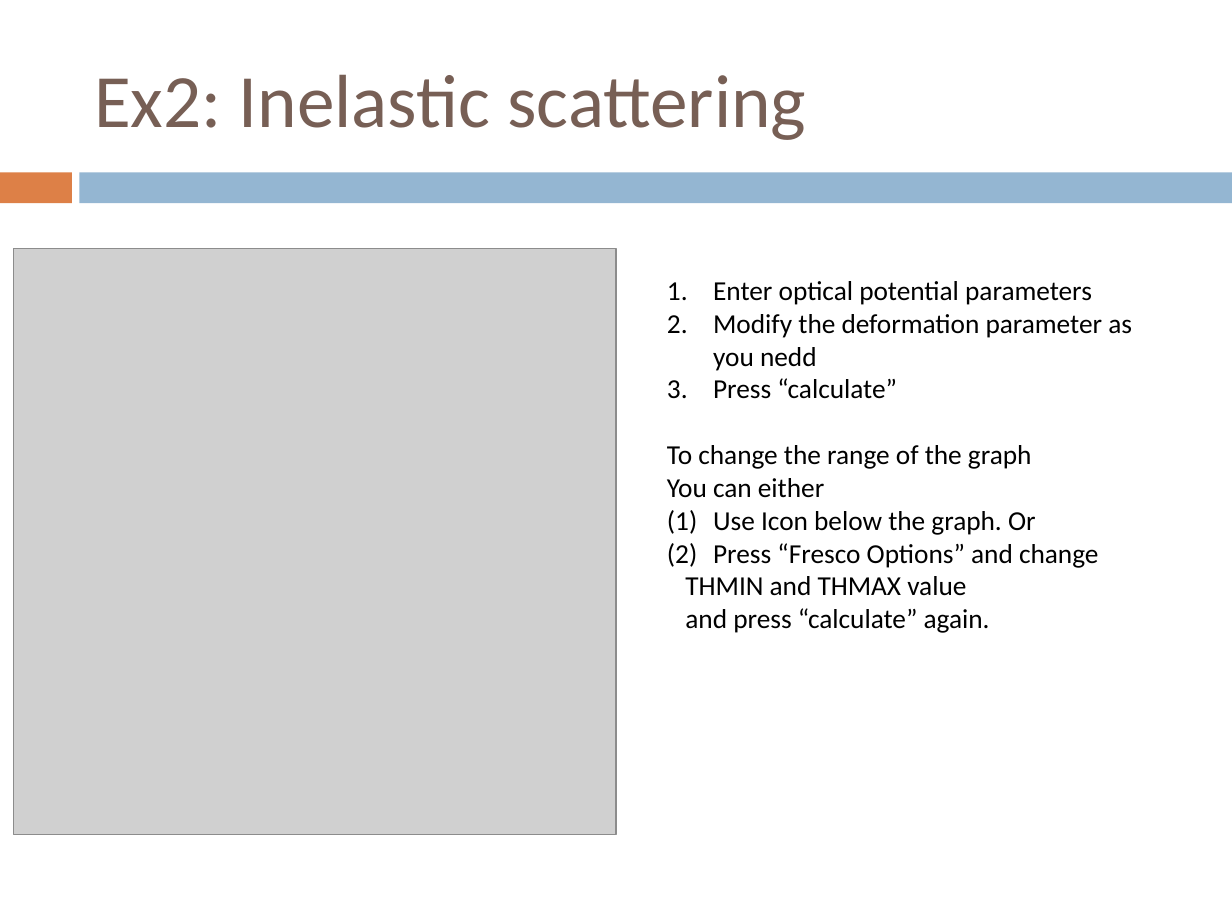
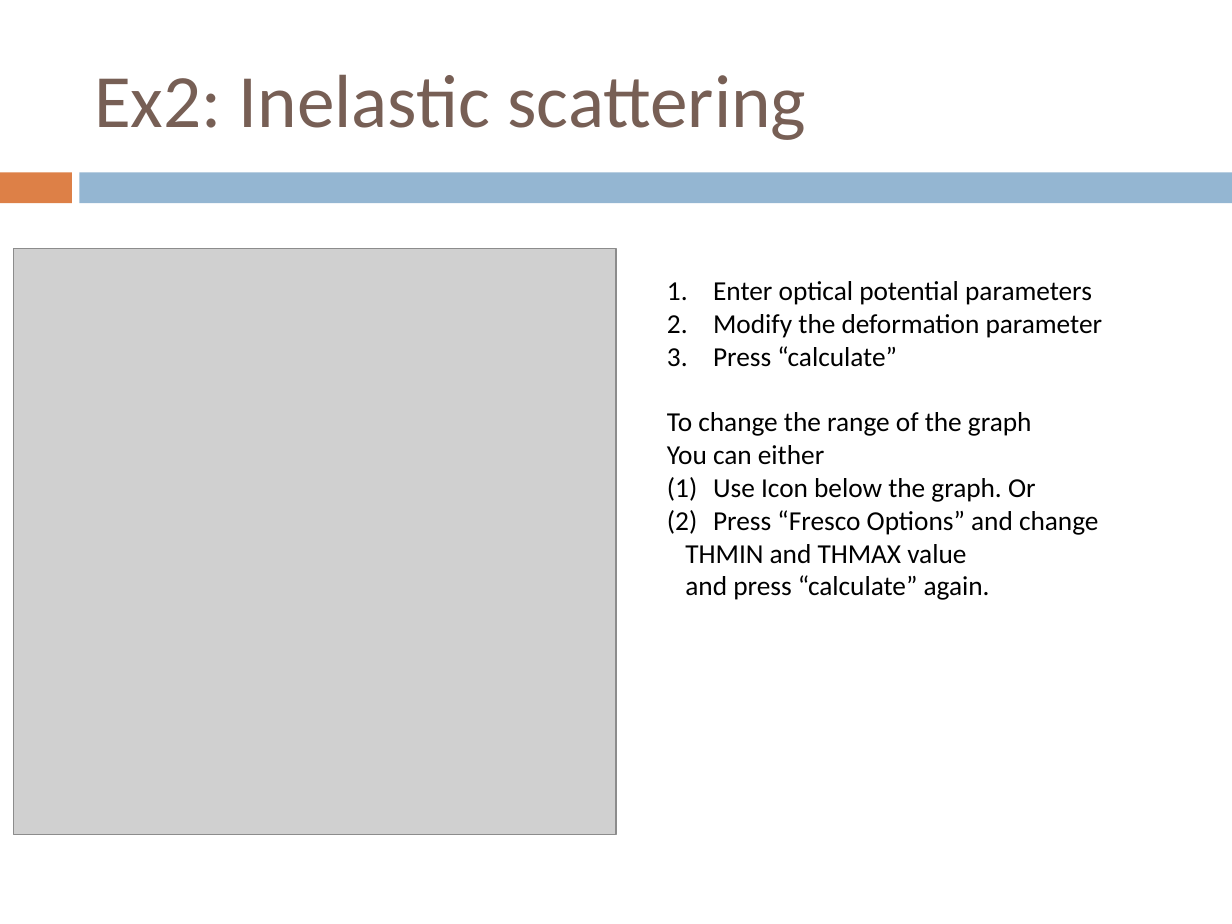
Before and after one commit to alphacentaury-github/ReactionGUI, a slide deck: slide 37 of ReactionGUI_manual.pptx. Drawn at 1232x924 pixels with LibreOffice and Linux fonts; fonts in the diff are those of the drawing; grey boxes stand for pictures. Boxes give left, top, right and bottom in pixels: in the first picture for what was removed or moved away, otherwise in the second. Text is boxed around its words. In the diff, an @@ line names an element or a change of style, - is before the commit and + after.

```diff
--- a/ReactionGUI_manual.pptx
+++ b/ReactionGUI_manual.pptx
@@ text at (713, 314, 1103, 338): text changed @@
-2. Modify the deformation parameter as you nedd
+2. Modify the deformation parameter
```
Also in this commit, not shown: 7 other slides changed, 2 slides added, 2 slides removed.
